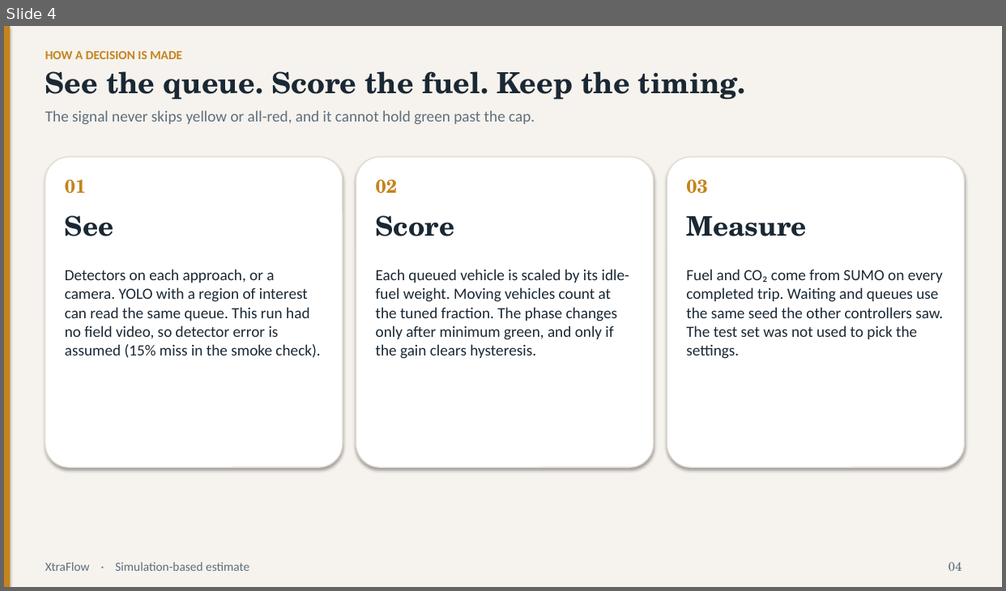
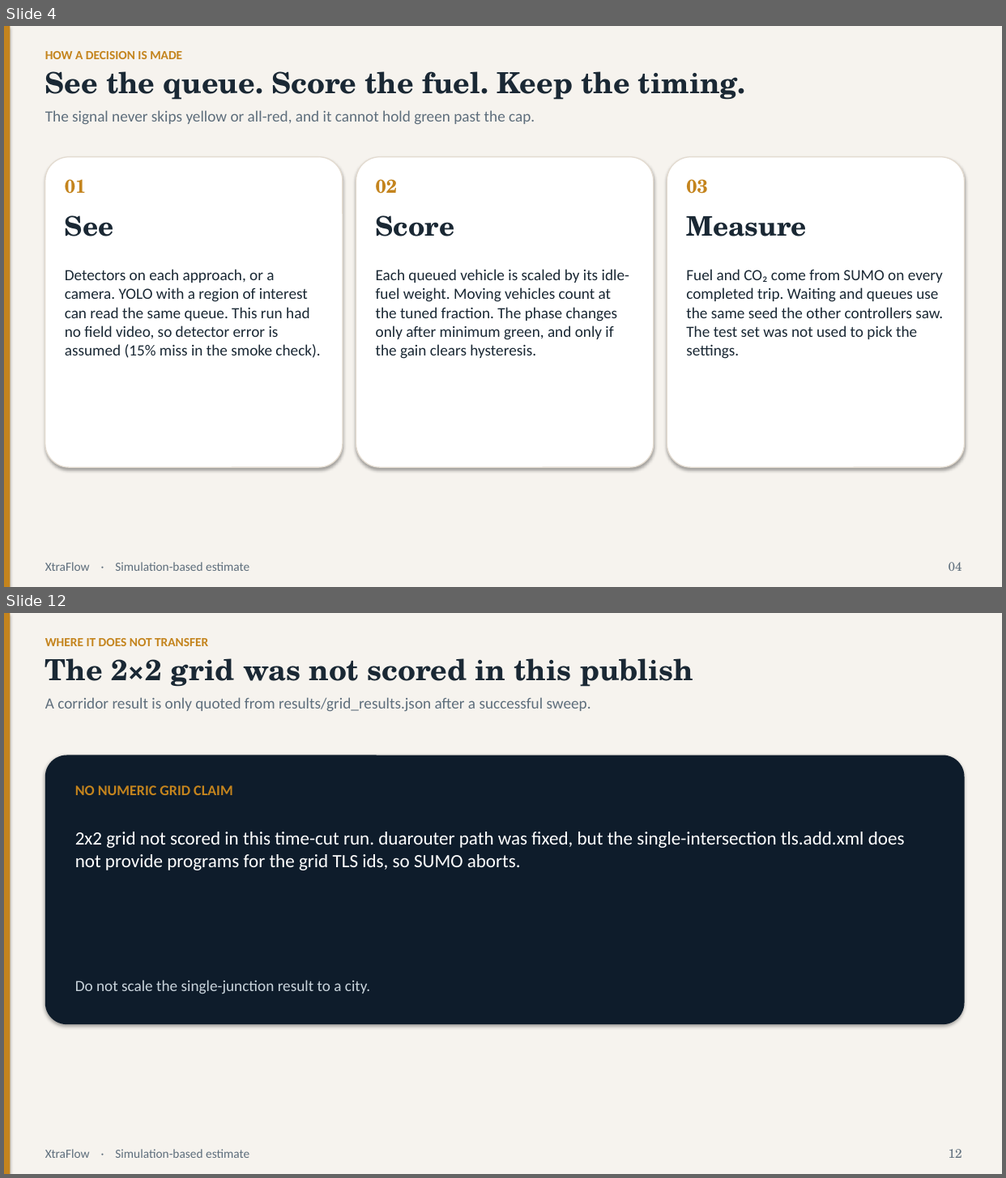
Before and after one commit to couder-04/XtraFlow, a slide deck: results/deck.pptx. Shown one above the other, each under a label of ours: slide 4 before the commit, slides 4 and 12 after it; the slides between them are not shown. The pictures are 1006x591 and 1006x1178 pixels, drawn with LibreOffice and Linux fonts; fonts in the diff are those of the drawing. Boxes give left, top, right and bottom in pixels: in the first picture for what was removed or moved away, otherwise in the second. Text is boxed around its words. In the diff, an @@ line names an element or a change of style, - is before the commit and + after.

Commit message:
Fix deck claims and regenerate the presentation from locked results.
Lead with vs-best-baseline headlines, report the published 5-seed TEST scope, and drop empty grid numbers.

```diff
--- a/results/deck.pptx
+++ b/results/deck.pptx
@@ slide 12 added at <box>4,613,1002,1174</box>, background #F6F3EE @@
@@ rectangle added at <box>4,613,10,1174</box>, fill #C4841D @@
@@ text added at <box>45,638,208,646</box>, 12 pt, text #C4841D, bold @@
+WHERE IT DOES NOT TRANSFER
@@ text added at <box>45,658,693,687</box>, 28 pt, text #1A2834, bold @@
+The 2×2 grid was not scored in this publish
@@ text added at <box>45,697,591,712</box>, 15 pt, text #5E6E7C @@
+A corridor result is only quoted from results/grid_results.json after a successful sweep.
@@ rounded rectangle added at <box>45,756,965,1024</box>, fill #0E1C2B @@
@@ text added at <box>75,786,232,795</box>, 14 pt, text #C4841D, bold @@
+NO NUMERIC GRID CLAIM
@@ text added at <box>75,832,905,871</box>, 18 pt, text #FFFFFF @@
+2x2 grid not scored in this time-cut run. duarouter path was fixed, but the single-intersection tls.add.xml does not provide programs for the grid TLS ids, so SUMO aborts.
@@ text added at <box>75,980,370,995</box>, 15 pt, text #C9D4DC @@
+Do not scale the single-junction result to a city.
@@ text added at <box>45,1149,249,1158</box>, 12 pt, text #5E6E7C @@
+XtraFlow · Simulation-based estimate
@@ text added at <box>948,1149,962,1158</box>, 12 pt, text #5E6E7C @@
+12
```
Also in this commit, not shown: 9 slides changed, 2 other slides added, 1 slide removed, 1 other file.
